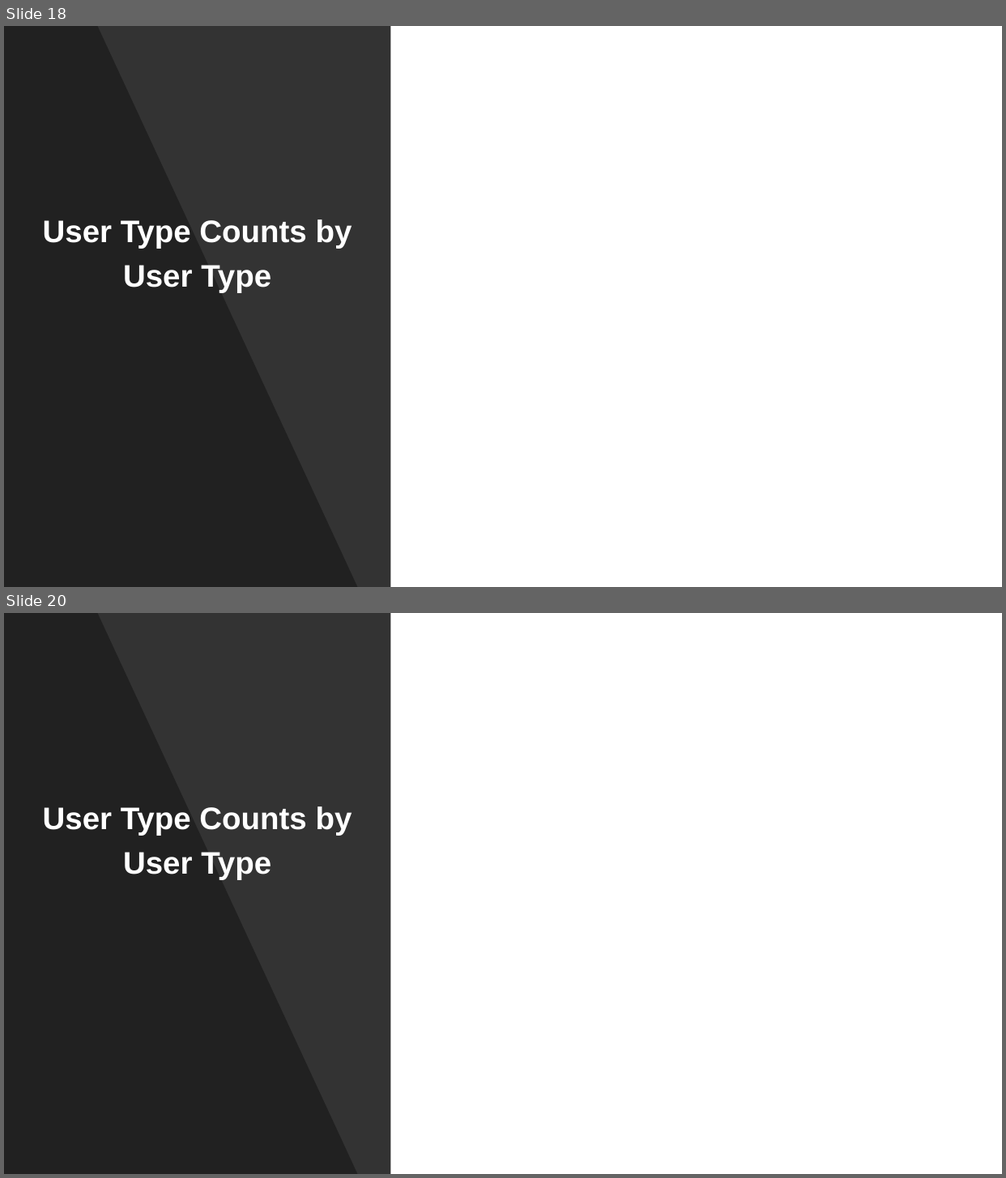
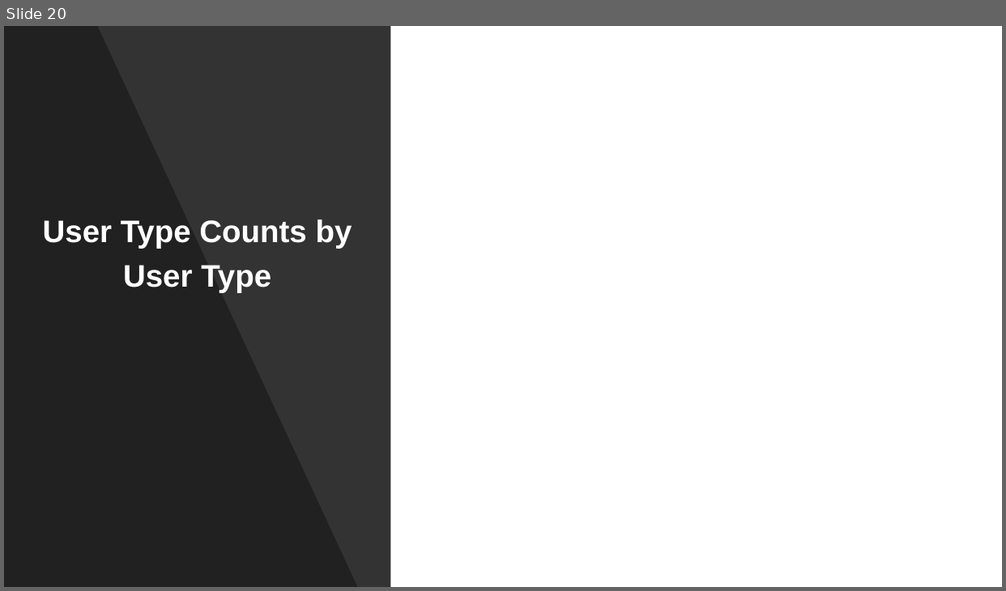
Before and after one commit to kkrlee/CitiBike-Capstone, a slide deck: Citi Bike.pptx. Shown one above the other, each under a label of ours: slides 18 and 20 before the commit, slide 20 after it; the slides between them are not shown. The pictures are 1006x1178 and 1006x591 pixels, drawn with LibreOffice and Linux fonts; fonts in the diff are those of the drawing. Boxes give left, top, right and bottom in pixels: in the first picture for what was removed or moved away, otherwise in the second. Text is boxed around its words. In the diff, an @@ line names an element or a change of style, - is before the commit and + after.

```diff
--- a/Citi Bike.pptx
+++ b/Citi Bike.pptx
@@ slide 18 removed at [4, 26, 1002, 587], background #FFFFFF @@
@@ rectangle removed at [4, 26, 391, 587] @@
@@ freeform shape removed at [4, 26, 357, 587] @@
@@ subtitle removed at [43, 220, 352, 292] @@
-User Type Counts by
-User Type
```
Also in this commit, not shown: 5 slides changed, 3 slides added, 9 other slides removed, 1 other file.
